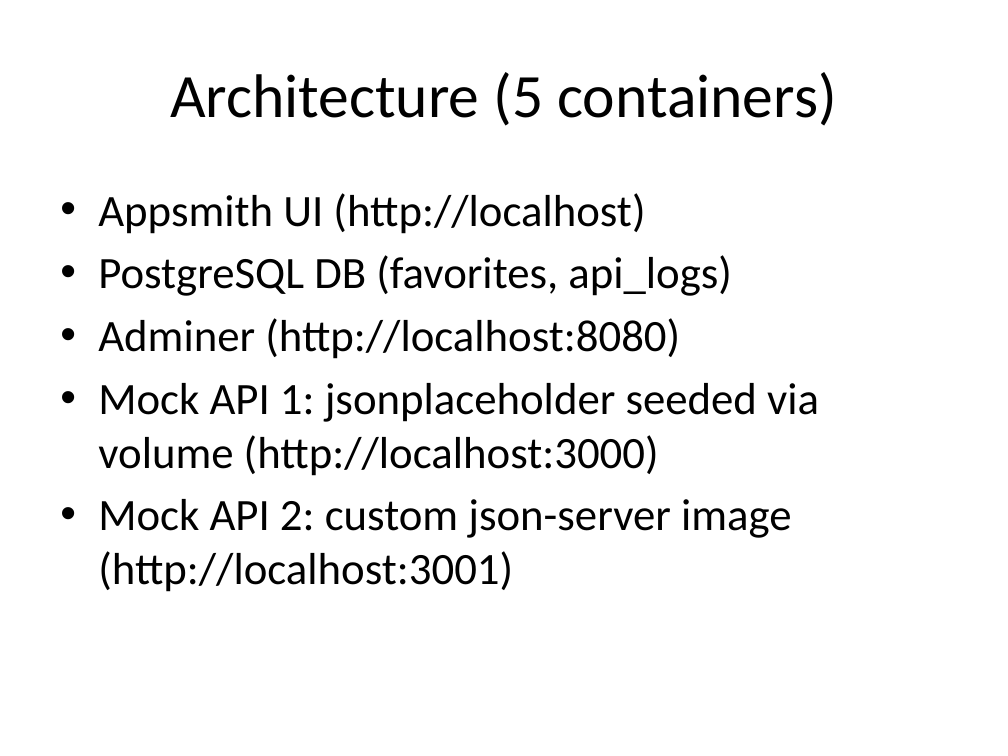
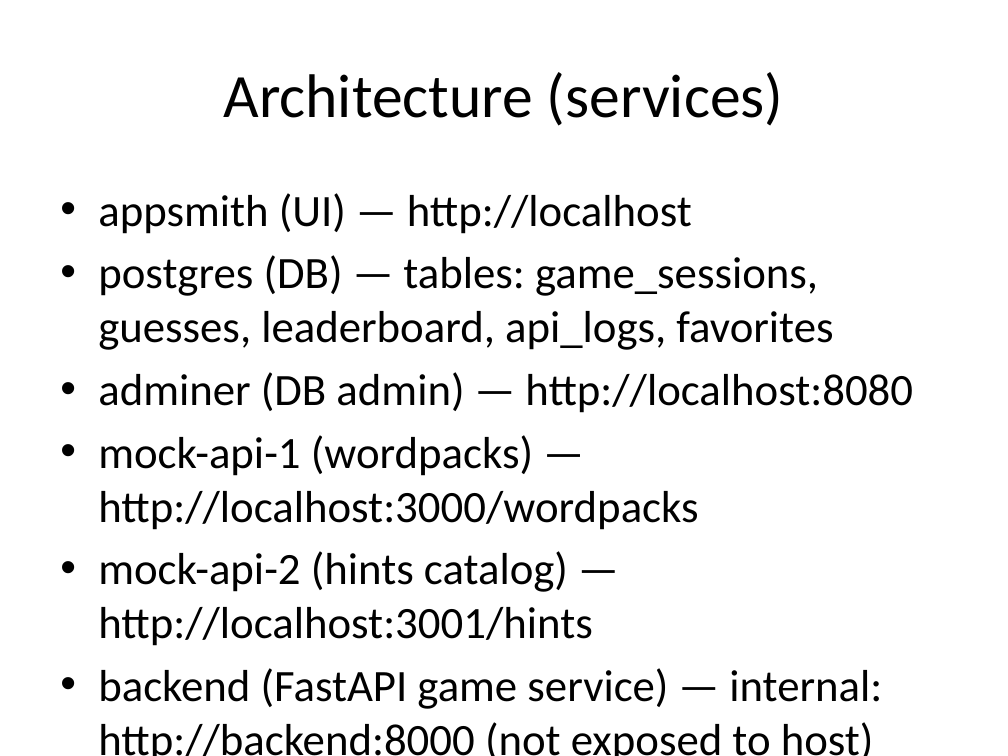
Before and after one commit to Alex-Veskoukis/WordGame-Exercise, a slide deck: slide 3 of presentation.pptx. Drawn at 1008x756 pixels with LibreOffice and Linux fonts; fonts in the diff are those of the drawing. Boxes give left, top, right and bottom in pixels: in the first picture for what was removed or moved away, otherwise in the second. Text is boxed around its words. In the diff, an @@ line names an element or a change of style, - is before the commit and + after.

```diff
--- a/presentation.pptx
+++ b/presentation.pptx
@@ title at (223, 72, 784, 126): text changed @@
-Architecture (5 containers)
+Architecture (services)
@@ text at (98, 193, 913, 756): text changed @@
-• Appsmith UI (http://localhost)
-• PostgreSQL DB (favorites, api_logs)
-• Adminer (http://localhost:8080)
-• Mock API 1: jsonplaceholder seeded via volume (http://localhost:3000)
-• Mock API 2: custom json-server image (http://localhost:3001)
+• appsmith (UI) — http://localhost
+• postgres (DB) — tables: game_sessions, guesses, leaderboard, api_logs, favorites
+• adminer (DB admin) — http://localhost:8080
+• mock-api-1 (wordpacks) — http://localhost:3000/wordpacks
+• mock-api-2 (hints catalog) — http://localhost:3001/hints
+• backend (FastAPI game service) — internal: http://backend:8000 (not exposed to host)
```
Also in this commit, not shown: 6 other slides changed, 3 slides added, 3 slides removed, 8 other files.
